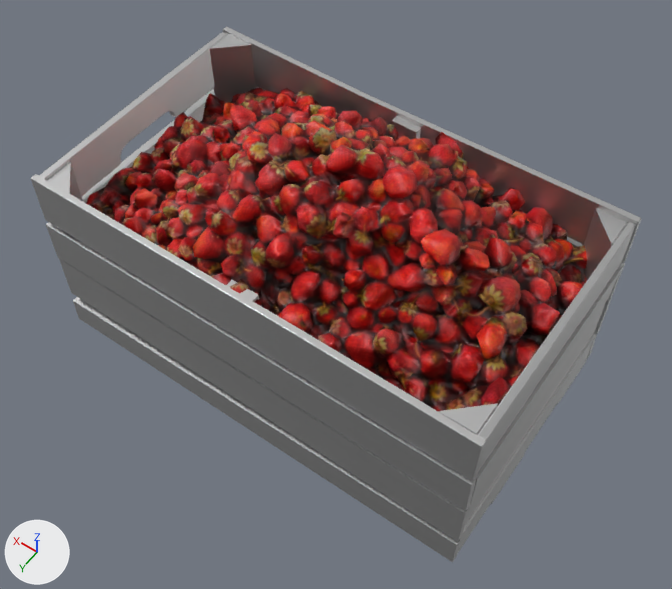
Before and after pictures for a commit that changed the COLLADA model pruebas/moving_nao/worlds/greenhouse_world/Atrezzo/cajas/caja_3.dae.
Before and after are seen from a 50 mm camera at (6.963, 0.993, 0.869) aimed at (7.3, 0.521, 0.127). Every picture has the same lights, and +X, +Y and +Z are marked at lower left. Where no turn or scale is listed for an object, it has been applied to the vertices.

Before the edit, the objects in view are built like this:
```python
mat_material__17 = principled_material('Material #17')
mat_material__17.base_color = (0.588, 0.588, 0.588)  # light grey #cacaca
mat_material__17.metallic = 1.0
me_mesh_001 = bpy.data.meshes.new('Mesh.001')
me_mesh_001.from_pydata(...)  # 924 vertices, 1744 faces; spans x -0.257..0.245, y -0.151..0.147, z 0.0..0.236
me_mesh_001.materials.append(mat_material__17)  # light grey #cacaca
me_strawberry_001 = bpy.data.meshes.new('Strawberry.001')
me_strawberry_001.from_pydata(...)  # 4198 vertices, 8412 faces; spans x -0.246..0.232, y -0.14..0.138, z -0.043..0.263
# faces by material slot: [8088, 324]
me_strawberry_001.materials.append(mat_strawberry_u1_v1_001)  # picture img_strawberry01_jpg
me_strawberry_001.materials.append(mat_fix_holes)  # white #e7e7e7
ob_box_of_strawberries_001 = bpy.data.objects.new('Box of strawberries.001', me_mesh_001)
ob_box_of_strawberries_001.location = (7.331, 0.498, -0.005)
ob_strawberry_002 = bpy.data.objects.new('Strawberry.002', me_strawberry_001)
ob_strawberry_002.location = (7.333, 0.496, 0.05)
```
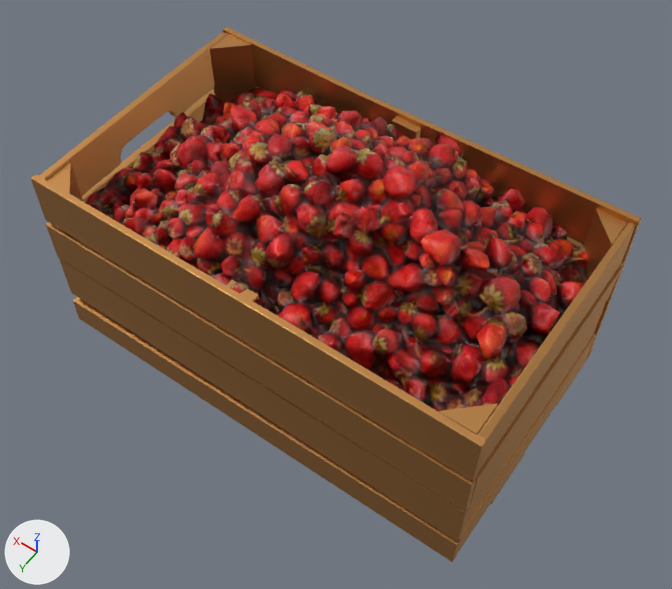
Where the change shows, as pixel boxes [x1, y1, x2, y2] in the pictures (672 x 589 px):
'Box of strawberries.001', recoloured: [31, 27, 641, 562] in both

The edits, one by one:
Material 'Material #17' (mat_material__17) changes colour from light grey #cacaca to orange #cb9559; in linear values from (0.588, 0.588, 0.588) to (0.6, 0.3, 0.1).
